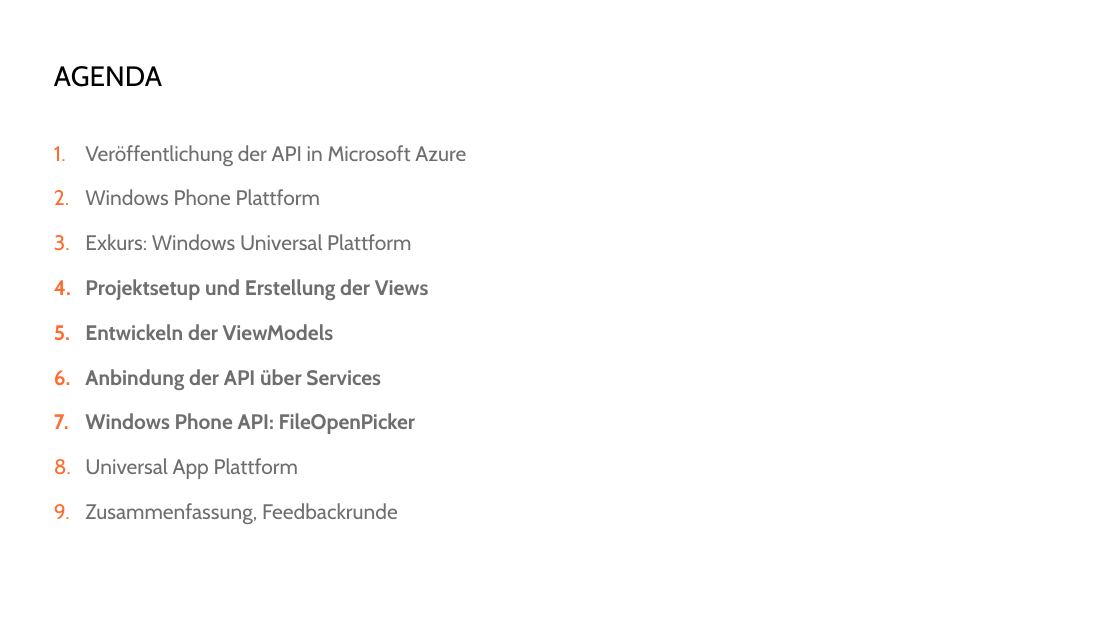
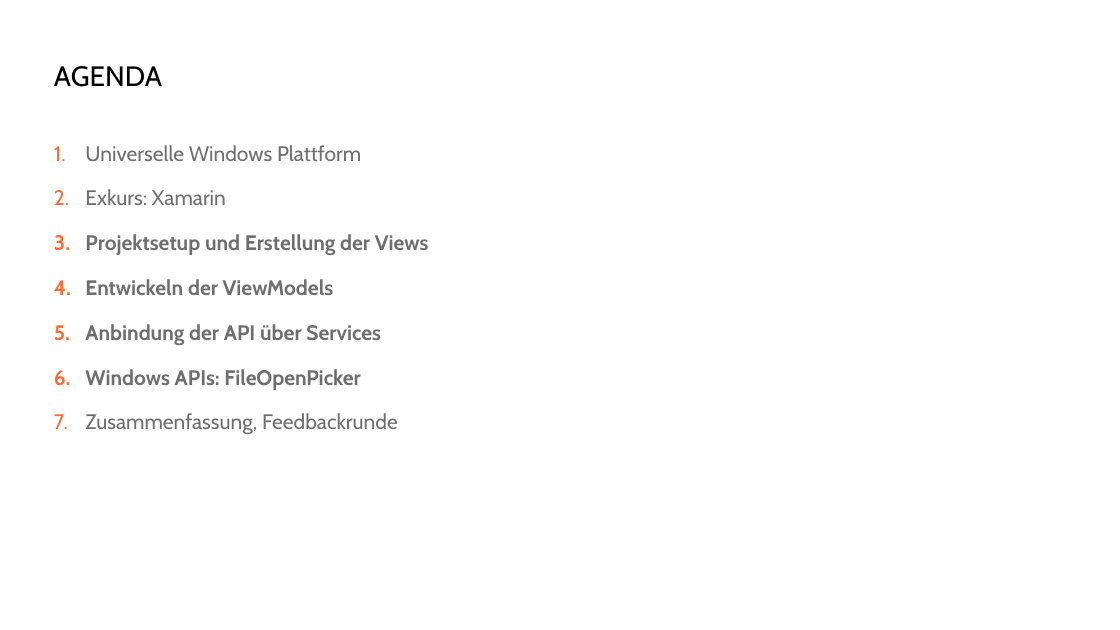
Before and after one commit to danielbeckmann/DotNETJumpStart, a slide deck: slide 4 of 06. Universal Windows Platform/Entwicklung einer App für die universelle Windows Plattform.pptx (slide 5 before the commit). Drawn at 1120x630 pixels with LibreOffice and Linux fonts; fonts in the diff are those of the drawing; background and template pictures are left out. Boxes give left, top, right and bottom in pixels: in the first picture for what was removed or moved away, otherwise in the second. Text is boxed around its words. In the diff, an @@ line names an element or a change of style, - is before the commit and + after.

```diff
--- a/06. Universal Windows Platform/Entwicklung einer App für die universelle Windows Plattform.pptx
+++ b/06. Universal Windows Platform/Entwicklung einer App für die universelle Windows Plattform.pptx
@@ text at [85,145,361,205]: text changed @@
-1. Veröffentlichung der API in Microsoft Azure
-2. Windows Phone Plattform
-3. Exkurs: Windows Universal Plattform
+1. Universelle Windows Plattform
+2. Exkurs: Xamarin
@@ text at [85,369,360,390]: text changed @@
-7. Windows Phone API: FileOpenPicker
-8. Universal App Plattform
+6. Windows APIs: FileOpenPicker
```
Also in this commit, not shown: 16 other slides changed, 1 slide added, 5 slides removed, 5 other files.
